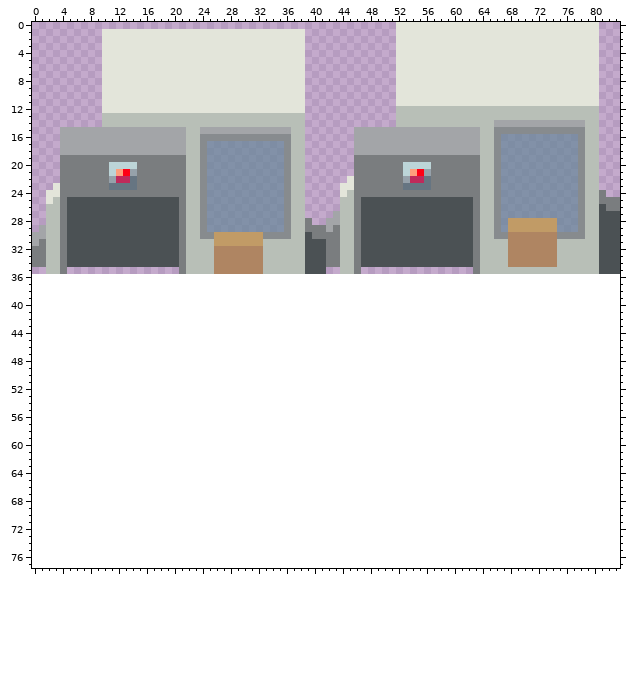
Sprite sheet, stored at res/Images/factories.png. The picture above is the old version.
The file is 84x36 pixels. The old version is drawn lined up with the new one, on the new canvas.
After:
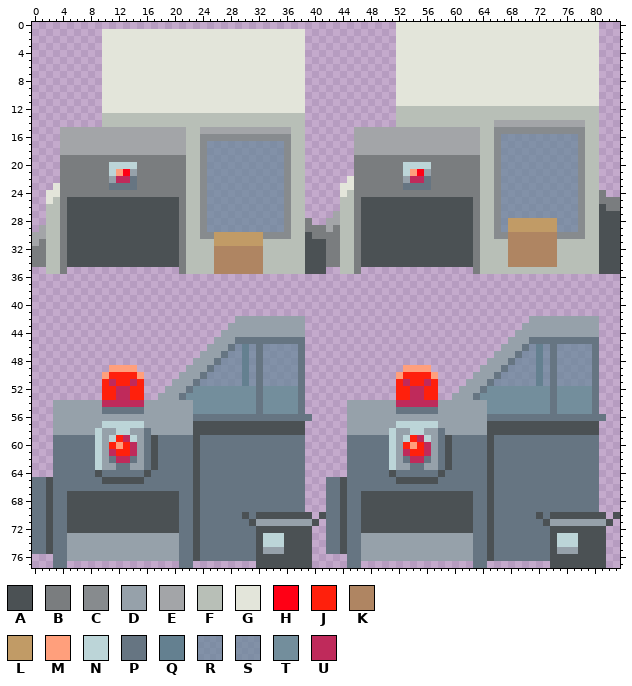
Palette (. is transparent): A #4b5154  B #7a7d7f  C #878b8e  D #96a1aa  E #a3a5a8  F #b8bfb7  G #e3e5da  H #ff0015  J #ff200c  K #af8562  L #c19b66  M #ff9f7c  N #bcd5d8  P #667582  Q #648090  R #648697af  S #688799b7  T #738e9c  U #bf2a5b
From old to new:
canvas 84x36 -> 84x78
@@ x 0..83 @@
 41 ....................................................................................
-42 ....................................................................................
-43 ....................................................................................
-44 ....................................................................................
-45 ....................................................................................
-46 ....................................................................................
-47 ....................................................................................
-48 ....................................................................................
-49 ....................................................................................
-50 ....................................................................................
-51 ....................................................................................
-52 ....................................................................................
-53 ....................................................................................
-54 ....................................................................................
-55 ....................................................................................
-56 ....................................................................................
-57 ....................................................................................
-58 ....................................................................................
-59 ....................................................................................
-60 ....................................................................................
-61 ....................................................................................
-62 ....................................................................................
-63 ....................................................................................
-64 ....................................................................................
-65 ....................................................................................
-66 ....................................................................................
-67 ....................................................................................
-68 ....................................................................................
-69 ....................................................................................
-70 ....................................................................................
-71 ....................................................................................
-72 ....................................................................................
-73 ....................................................................................
-74 ....................................................................................
-75 ....................................................................................
-76 ....................................................................................
-77 ....................................................................................
+42 .............................DDDDDDDDDD................................DDDDDDDDDD...
+43 ............................DDDDDDDDDDD...............................DDDDDDDDDDD...
+44 ...........................DDDDDDDDDDDD..............................DDDDDDDDDDDD...
+45 ..........................DDDPPPPPPPPPP.............................DDDPPPPPPPPPP...
+46 .........................DDDPRQRPRRRRRP............................DDDPRQRPRRRRRP...
+47 ........................DDDPRRQRPRRRRRP...........................DDDPRRQRPRRRRRP...
+48 .......................DDDPRRRQRPRRRRRP..........................DDDPRRRQRPRRRRRP...
+49 ...........MMMM.......DDDPRRRRQRPRRRRRP..............MMMM.......DDDPRRRRQRPRRRRRP...
+50 ..........MJJJJM.....DDDPRRRRRQRPRRRRRP.............MJJJJM.....DDDPRRRRRQRPRRRRRP...
+51 ..........JUJJUJ....DDDPRRRRRRQRPRRRRRP.............JUJJUJ....DDDPRRRRRRQRPRRRRRP...
+52 ..........JJUUJJ...DDDPTTTTTTTTTPTTTTTP.............JJUUJJ...DDDPTTTTTTTTTPTTTTTP...
+53 ..........JJUUJJ..DDDPTTTTTTTTTTPTTTTTP.............JJUUJJ..DDDPTTTTTTTTTTPTTTTTP...
+54 ...DDDDDDDUUUUUUDDDDDDDTTTTTTTTTPTTTTTP......DDDDDDDUUUUUUDDDDDDDTTTTTTTTTPTTTTTP...
+55 ...DDDDDDDPPPPPPDDDDDDDTTTTTTTTTPTTTTTP......DDDDDDDPPPPPPDDDDDDDTTTTTTTTTPTTTTTP...
+56 ...DDDDDDDDDDDDDDDDDDDDPPPPPPPPPPPPPPPPP.....DDDDDDDDDDDDDDDDDDDDPPPPPPPPPPPPPPPPP..
+57 ...DDDDDDDNNNNNNDDDDDDDAAAAAAAAAAAAAAAA......DDDDDDDNNNNNNDDDDDDDAAAAAAAAAAAAAAAA...
+58 ...DDDDDDNDDNNDDPDDDDDDAAAAAAAAAAAAAAAA......DDDDDDNDDNNDDPDDDDDDAAAAAAAAAAAAAAAA...
+59 ...PPPPPPNDNJUNDPAPPPPPAPPPPPPPPPPPPPPP......PPPPPPNDNJUNDPAPPPPPAPPPPPPPPPPPPPPP...
+60 ...PPPPPPNDJMJUDPAPPPPPAPPPPPPPPPPPPPPP......PPPPPPNDJMJUDPAPPPPPAPPPPPPPPPPPPPPP...
+61 ...PPPPPPNDUJJUDPAPPPPPAPPPPPPPPPPPPPPP......PPPPPPNDUJJUDPAPPPPPAPPPPPPPPPPPPPPP...
+62 ...PPPPPPNDPUUPDPAPPPPPAPPPPPPPPPPPPPPP......PPPPPPNDPUUPDPAPPPPPAPPPPPPPPPPPPPPP...
+63 ...PPPPPPNDDPPDDPAPPPPPAPPPPPPPPPPPPPPP......PPPPPPNDDPPDDPAPPPPPAPPPPPPPPPPPPPPP...
+64 ...PPPPPPAPPPPPPAPPPPPPAPPPPPPPPPPPPPPP......PPPPPPAPPPPPPAPPPPPPAPPPPPPPPPPPPPPP...
+65 PPAPPPPPPPAAAAAAPPPPPPPAPPPPPPPPPPPPPPP...PPAPPPPPPPAAAAAAPPPPPPPAPPPPPPPPPPPPPPP...
+66 PPAPPPPPPPPPPPPPPPPPPPPAPPPPPPPPPPPPPPP...PPAPPPPPPPPPPPPPPPPPPPPAPPPPPPPPPPPPPPP...
+67 PPAPPAAAAAAAAAAAAAAAAPPAPPPPPPPPPPPPPPP...PPAPPAAAAAAAAAAAAAAAAPPAPPPPPPPPPPPPPPP...
+68 PPAPPAAAAAAAAAAAAAAAAPPAPPPPPPPPPPPPPPP...PPAPPAAAAAAAAAAAAAAAAPPAPPPPPPPPPPPPPPP...
+69 PPAPPAAAAAAAAAAAAAAAAPPAPPPPPPPPPPPPPPP...PPAPPAAAAAAAAAAAAAAAAPPAPPPPPPPPPPPPPPP...
+70 PPAPPAAAAAAAAAAAAAAAAPPAPPPPPPAPAAAAAAAA.APPAPPAAAAAAAAAAAAAAAAPPAPPPPPPAPAAAAAAAA.A
+71 PPAPPAAAAAAAAAAAAAAAAPPAPPPPPPPADDDDDDDDA.PPAPPAAAAAAAAAAAAAAAAPPAPPPPPPPADDDDDDDDA.
+72 PPAPPAAAAAAAAAAAAAAAAPPAPPPPPPPPAAAAAAAA..PPAPPAAAAAAAAAAAAAAAAPPAPPPPPPPPAAAAAAAA..
+73 PPAPPDDDDDDDDDDDDDDDDPPAPPPPPPPPANNNAAAA..PPAPPDDDDDDDDDDDDDDDDPPAPPPPPPPPANNNAAAA..
+74 PPAPPDDDDDDDDDDDDDDDDPPAPPPPPPPPANNNAAAA..PPAPPDDDDDDDDDDDDDDDDPPAPPPPPPPPANNNAAAA..
+75 PPAPPDDDDDDDDDDDDDDDDPPAPPPPPPPPADDDAAAA..PPAPPDDDDDDDDDDDDDDDDPPAPPPPPPPPADDDAAAA..
+76 ...PPDDDDDDDDDDDDDDDDPPAPPPPPPPPAAAAAAAA.....PPDDDDDDDDDDDDDDDDPPAPPPPPPPPAAAAAAAA..
+77 ...PP................PP.........AAAAAAAA.....PP................PP.........AAAAAAAA..
